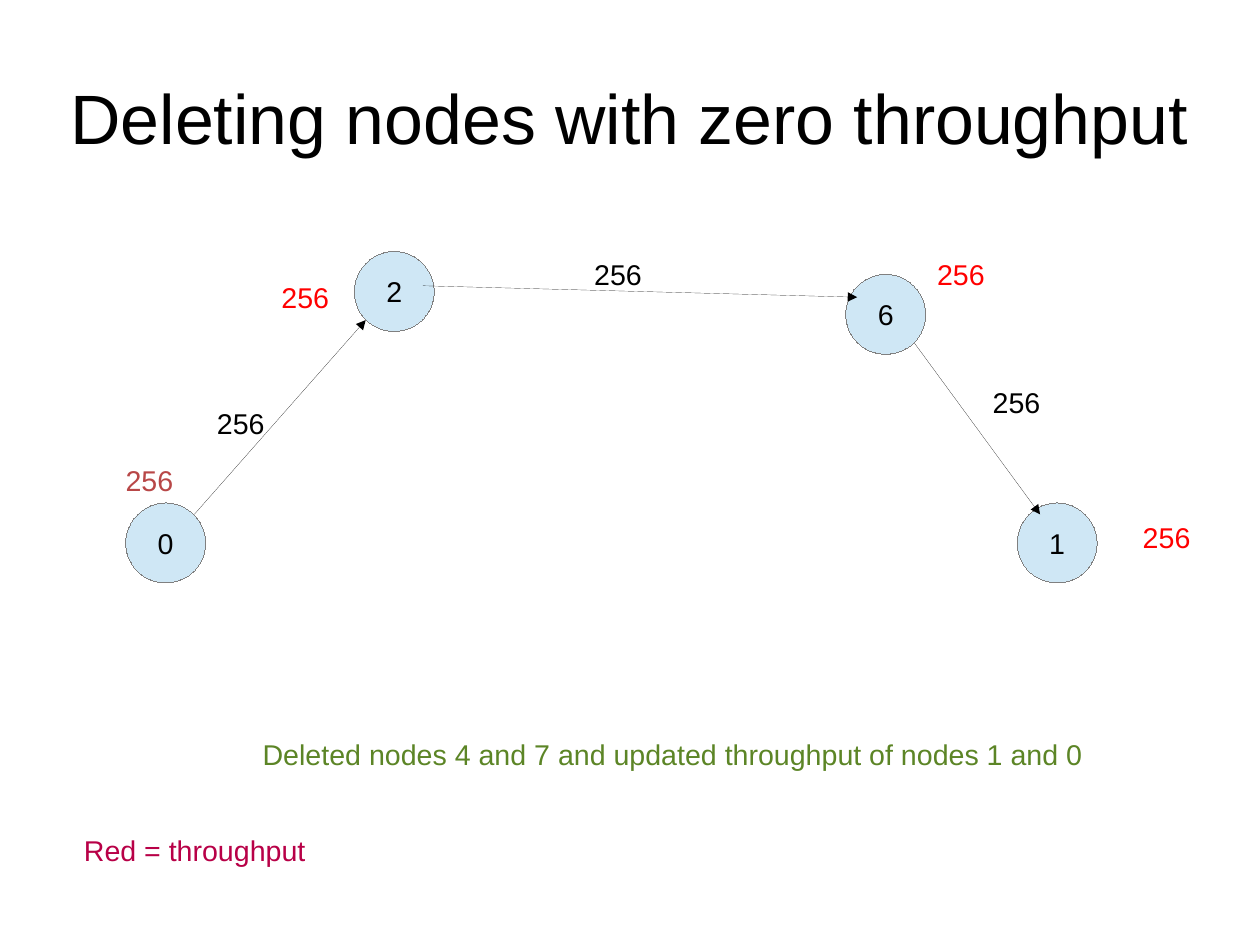
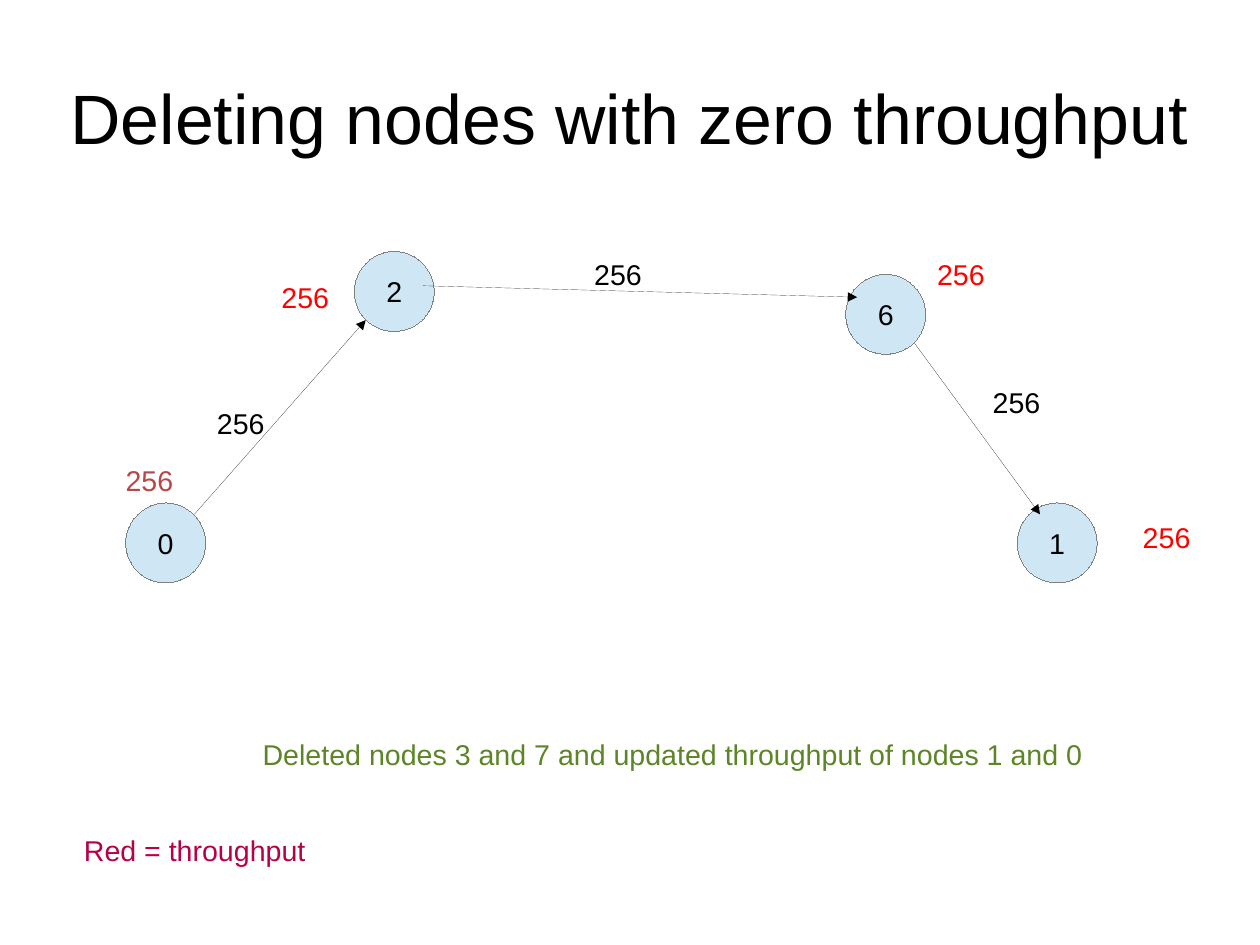
Before and after one commit to gosom/MaximumFlowMPM, a slide deck: slide 15 of slides/mpm.odp. Drawn at 1260x945 pixels with LibreOffice and Linux fonts; fonts in the diff are those of the drawing. Boxes give left, top, right and bottom in pixels: in the first picture for what was removed or moved away, otherwise in the second. Text is boxed around its words. In the diff, an @@ line names an element or a change of style, - is before the commit and + after.

```diff
--- a/slides/mpm.odp
+++ b/slides/mpm.odp
@@ text at (x1=263, y1=744, x2=1082, y2=771): text changed @@
-Deleted nodes 4 and 7 and updated throughput of nodes 1 and 0
+Deleted nodes 3 and 7 and updated throughput of nodes 1 and 0
```
Also in this commit, not shown: 10 other slides changed, 3 other files.
